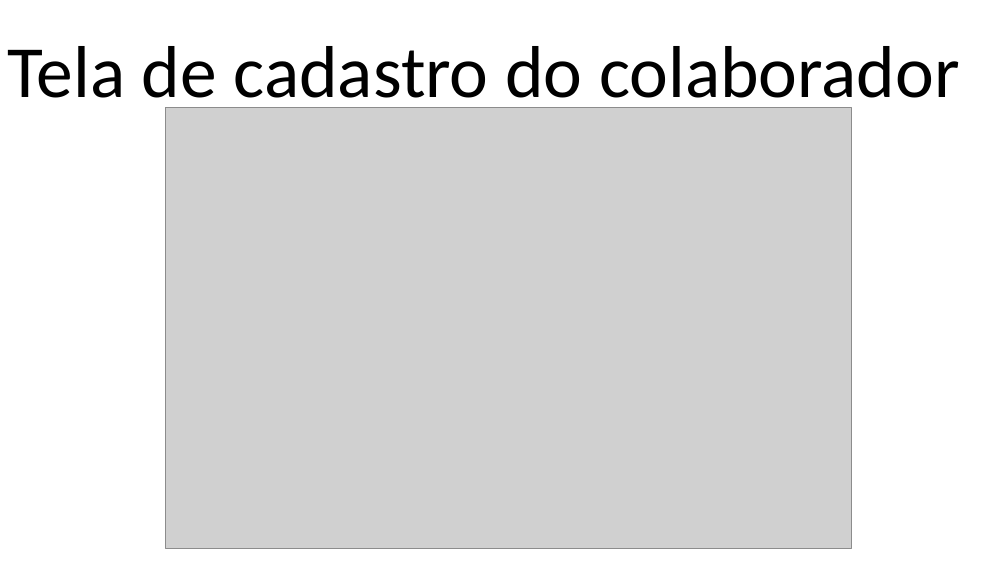
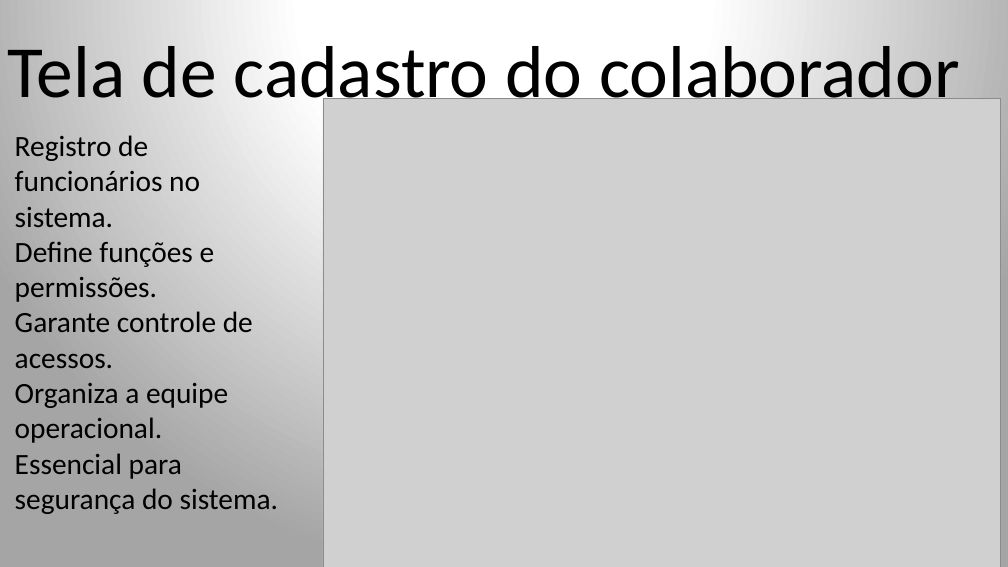
Before and after one commit to NapoleaoJunior/projeto_integrador_mobilidade, a slide deck: slide 11 of apresentacao final/Projeto integrador (Atualizado).pptx. Drawn at 1008x567 pixels with LibreOffice and Linux fonts; fonts in the diff are those of the drawing; grey boxes stand for pictures. Boxes give left, top, right and bottom in pixels: in the first picture for what was removed or moved away, otherwise in the second. Text is boxed around its words. In the diff, an @@ line names an element or a change of style, - is before the commit and + after.

```diff
--- a/apresentacao final/Projeto integrador (Atualizado).pptx
+++ b/apresentacao final/Projeto integrador (Atualizado).pptx
@@ background #FFFFFF to gradient #FFFFFF to #A5A5A5 @@
@@ picture: place and size @@
-picture at [166,108,851,549]
+picture at [323,98,1000,567]
@@ text added at [15,135,278,514], 28 pt, text #000000 @@
+Registro de funcionários no sistema.
+Define funções e permissões.
+Garante controle de acessos.
+Organiza a equipe operacional.
+Essencial para segurança do sistema.
```
Also in this commit, not shown: 19 other slides changed, 3 slides added, 3 slides removed.
